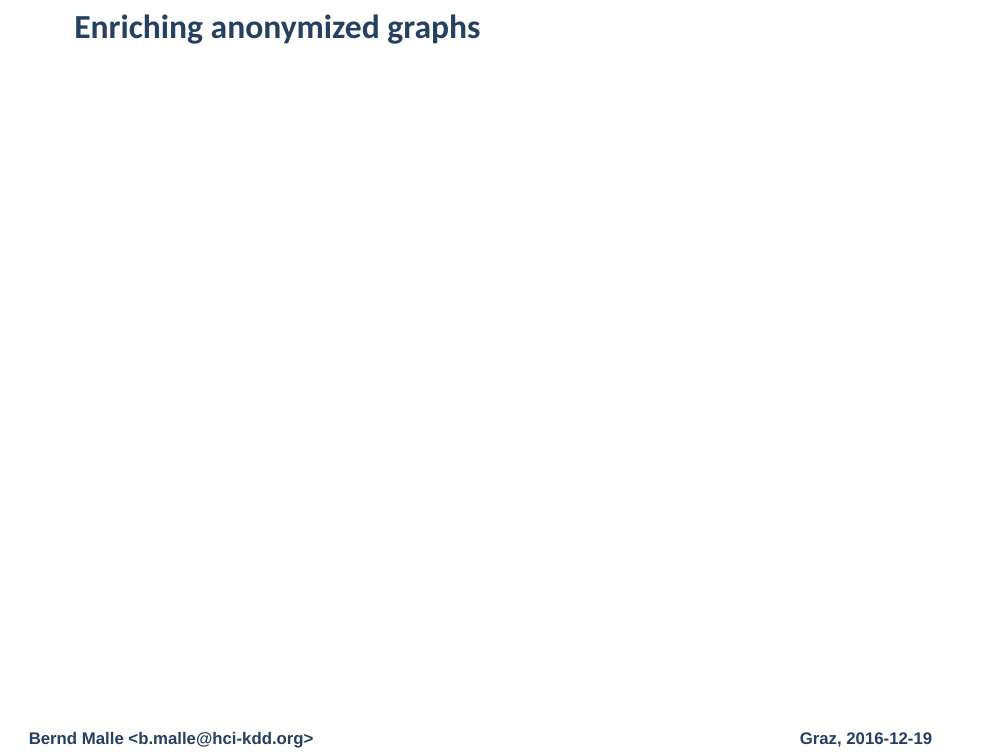
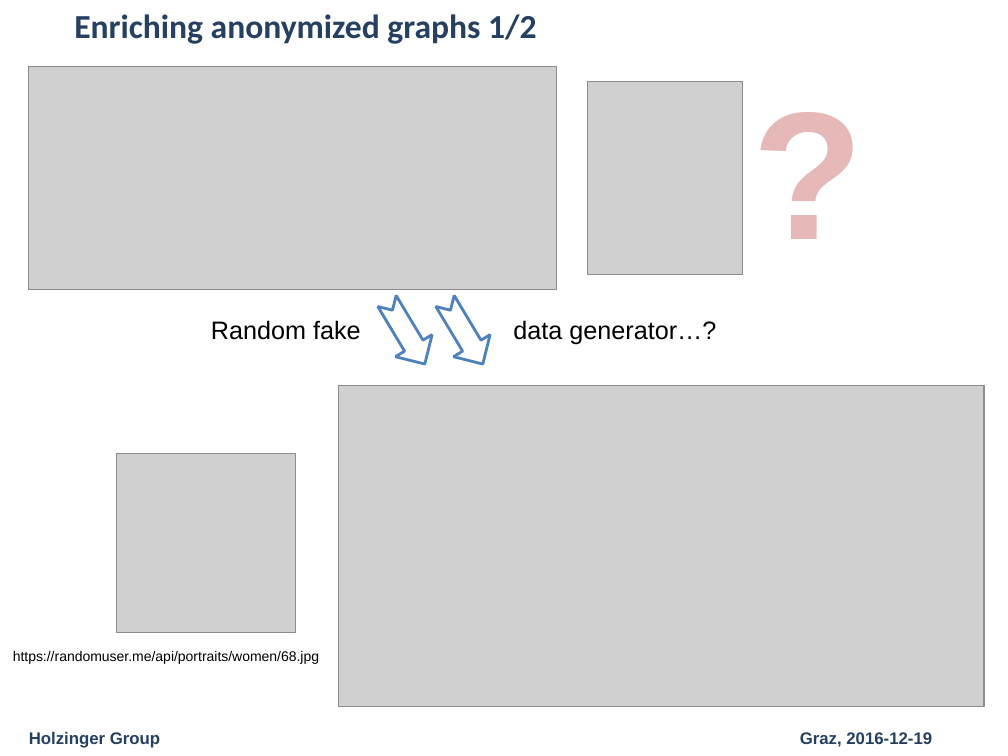
Before and after one commit to cassinius/phd-presentations, a slide deck: slide 10 of 2016/graph_recommender_presentation_20161219/Graph_Recommender_Presentation.pptx (slide 9 before the commit). Drawn at 1008x756 pixels with LibreOffice and Linux fonts; fonts in the diff are those of the drawing; grey boxes stand for pictures; background and template pictures are left out. Boxes give left, top, right and bottom in pixels: in the first picture for what was removed or moved away, otherwise in the second. Text is boxed around its words. In the diff, an @@ line names an element or a change of style, - is before the commit and + after.

```diff
--- a/2016/graph_recommender_presentation_20161219/Graph_Recommender_Presentation.pptx
+++ b/2016/graph_recommender_presentation_20161219/Graph_Recommender_Presentation.pptx
@@ text at [74, 14, 536, 44]: text changed @@
-Enriching anonymized graphs
+Enriching anonymized graphs 1/2
@@ text added at [743, 52, 847, 283], 130 pt, text #E6B9B8, bold @@
+?
@@ picture added at [29, 67, 557, 290] @@
@@ picture added at [588, 82, 743, 274] @@
@@ notched right arrow added at [369, 290, 443, 375], fill #FFFFFF, outline #4F81BD 2 pt @@
@@ notched right arrow added at [427, 290, 501, 375], fill #FFFFFF, outline #4F81BD 2 pt @@
@@ text added at [211, 320, 716, 345], 18 pt, text #000000 @@
+Random fake data generator…?
@@ picture added at [339, 385, 984, 707] @@
@@ picture added at [116, 454, 295, 633] @@
@@ text added at [13, 651, 319, 664], 10 pt, text #000000 @@
+https://randomuser.me/api/portraits/women/68.jpg
@@ text at [29, 732, 160, 748]: text changed @@
-Bernd Malle <b.malle@hci-kdd.org>
+Holzinger Group
```
Also in this commit, not shown: 11 other slides changed, 2 slides added, 11 other files.
